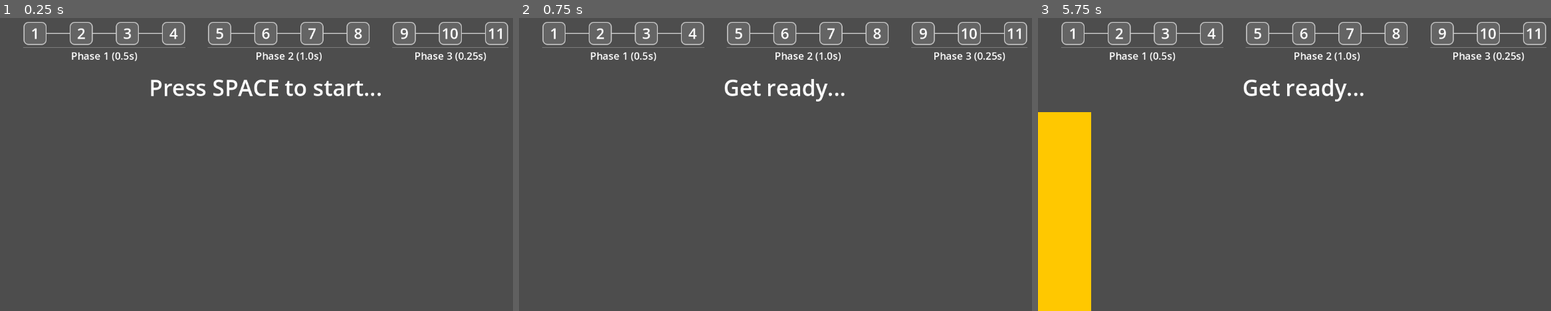
Above: before the commit, frames 1-3 (left to right).
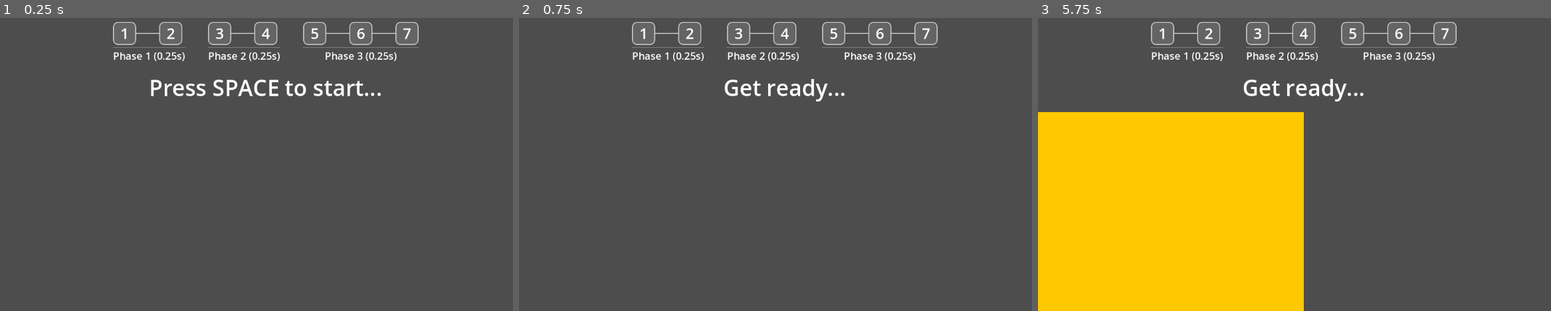
Above: after the commit, the same moments.

Repository: phrasmotica/workout-companion
Game: Godot game, scene res://scenes/app.tscn
Two runs of this game, one before a commit and one after it. Both use one fixed random seed, a clock stepped at 60 frames per second and the inputs below.
Inputs:
- Up to frame 1 (0.25 s): no input
- Up to frame 2 (0.75 s): tap Space at 0.5 s
- Up to frame 3 (5.75 s): tap Enter (ui_accept) at 0.77, 1.25, 1.52, 2, 2.75, 3.02, 3.5, 3.77, 4.25, 4.52 s

The runs differ from the first frame. In frame 1, 2.4% of the frame differs, in the area x 4-100%, y 1-15%; in frame 2, 2.4%; in frame 3, 30%, in the area x 4-100%, y 1-100%.

Commit message:
Create another test workout resource

Diff:
--- /dev/null
+++ b/data/workout_fast_test.tres
@@ -0,0 +1,36 @@
+[gd_resource type="Resource" script_class="Workout" load_steps=6 format=3 uid="uid://n6wcok7l7e5"]
+
+[ext_resource type="Script" uid="uid://caw4fqn70yms5" path="res://scripts/workout_phase.gd" id="1_jr0ah"]
+[ext_resource type="Script" uid="uid://x4gkwisjojn1" path="res://scripts/workout.gd" id="2_htnda"]
+
+[sub_resource type="Resource" id="Resource_ltcdg"]
+script = ExtResource("1_jr0ah")
+phase_name = "Phase 1 (0.25s)"
+sets = 2
+reps = 5
+rep_duration_seconds = 0.25
+pause_duration_seconds = 2.0
+metadata/_custom_type_script = "uid://caw4fqn70yms5"
+
+[sub_resource type="Resource" id="Resource_m0ac5"]
+script = ExtResource("1_jr0ah")
+phase_name = "Phase 2 (0.25s)"
+sets = 2
+reps = 3
+rep_duration_seconds = 0.25
+pause_duration_seconds = 2.0
+metadata/_custom_type_script = "uid://caw4fqn70yms5"
+
+[sub_resource type="Resource" id="Resource_cf7pe"]
+script = ExtResource("1_jr0ah")
+phase_name = "Phase 3 (0.25s)"
+sets = 3
+reps = 4
+rep_duration_seconds = 0.25
+pause_duration_seconds = 2.0
+metadata/_custom_type_script = "uid://caw4fqn70yms5"
+
+[resource]
+script = ExtResource("2_htnda")
+phases = Array[ExtResource("1_jr0ah")]([SubResource("Resource_ltcdg"), SubResource("Resource_m0ac5"), SubResource("Resource_cf7pe")])
+metadata/_custom_type_script = "uid://x4gkwisjojn1"
--- a/scenes/app.tscn
+++ b/scenes/app.tscn
@@ -8,7 +8,7 @@
 [ext_resource type="PackedScene" uid="uid://jw8x56hddkq3" path="res://scenes/countdown.tscn" id="3_uvl1u"]
 [ext_resource type="PackedScene" uid="uid://b0h80wacfkk0t" path="res://scenes/phase_counter.tscn" id="4_jv7dx"]
 [ext_resource type="PackedScene" uid="uid://c3ny8dq1xas7h" path="res://scenes/status_message.tscn" id="4_k6d74"]
-[ext_resource type="Resource" uid="uid://cns2711n2wt83" path="res://data/workout_5x4_4_3_fast.tres" id="4_ltcdg"]
+[ext_resource type="Resource" uid="uid://n6wcok7l7e5" path="res://data/workout_fast_test.tres" id="4_ltcdg"]
 [ext_resource type="PackedScene" uid="uid://cpcr2u4jlkqua" path="res://scenes/rep_counter.tscn" id="5_ljqyw"]
 [ext_resource type="PackedScene" uid="uid://bxlcd48aoqnro" path="res://scenes/ui_updater.tscn" id="6_ltcdg"]
 
@@ -62,9 +62,9 @@
 [node name="Countdown" parent="MarginContainer/VBoxContainer/MarginContainer" instance=ExtResource("3_uvl1u")]
 unique_name_in_owner = true
 layout_mode = 2
-max_value = 10.0
+max_value = 2.0
 value = 0.0
-duration_seconds = 10
+duration_seconds = 2
 
 [node name="PauseCountdown" parent="MarginContainer/VBoxContainer/MarginContainer" instance=ExtResource("3_uvl1u")]
 unique_name_in_owner = true
@@ -78,7 +78,7 @@
 unique_name_in_owner = true
 visible = false
 layout_mode = 2
-wait_time_seconds = 0.5
+wait_time_seconds = 0.25
 
 [connection signal="pressed_start" from="KeyListener" to="." method="_on_key_listener_pressed_start"]
 [connection signal="cancelled" from="MarginContainer/VBoxContainer/MarginContainer/Countdown" to="." method="_on_countdown_cancelled"]
